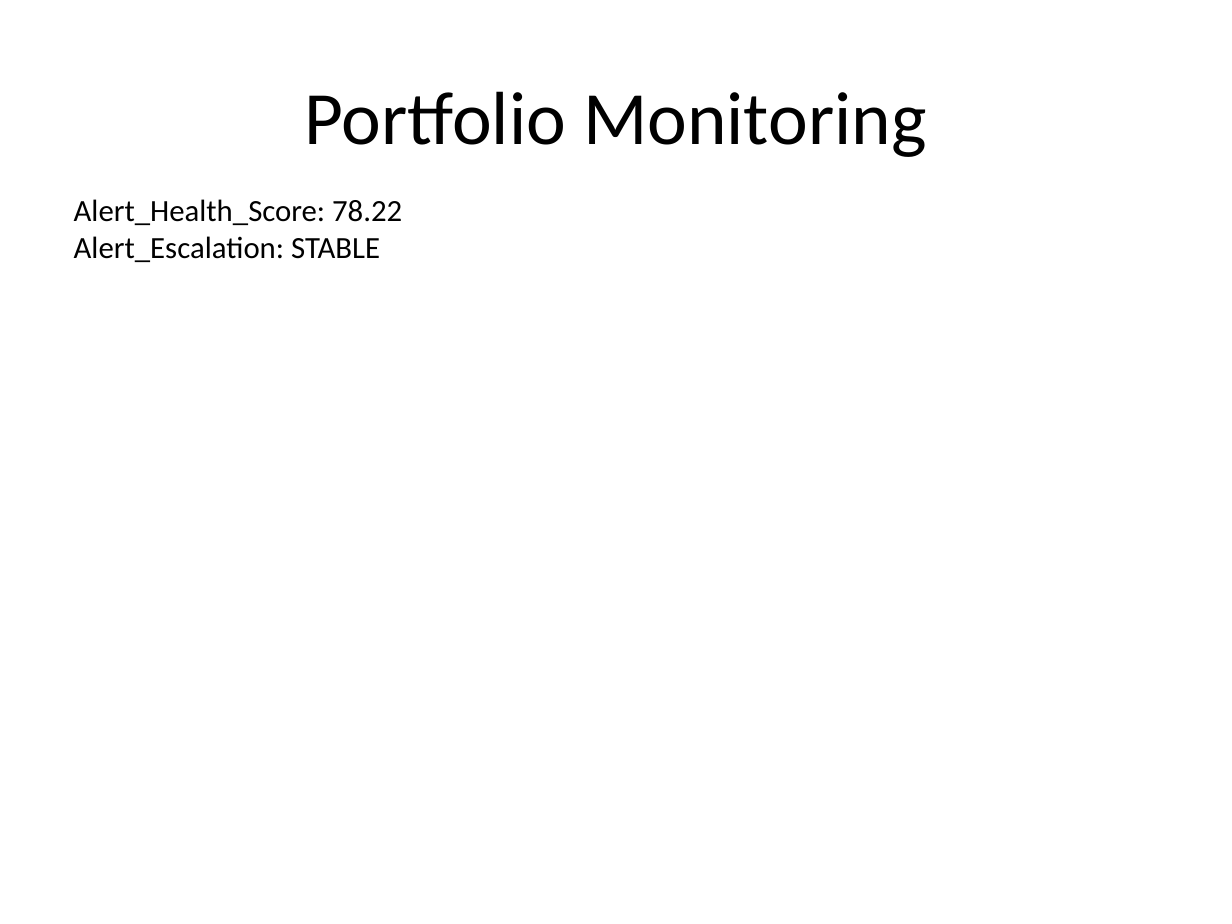
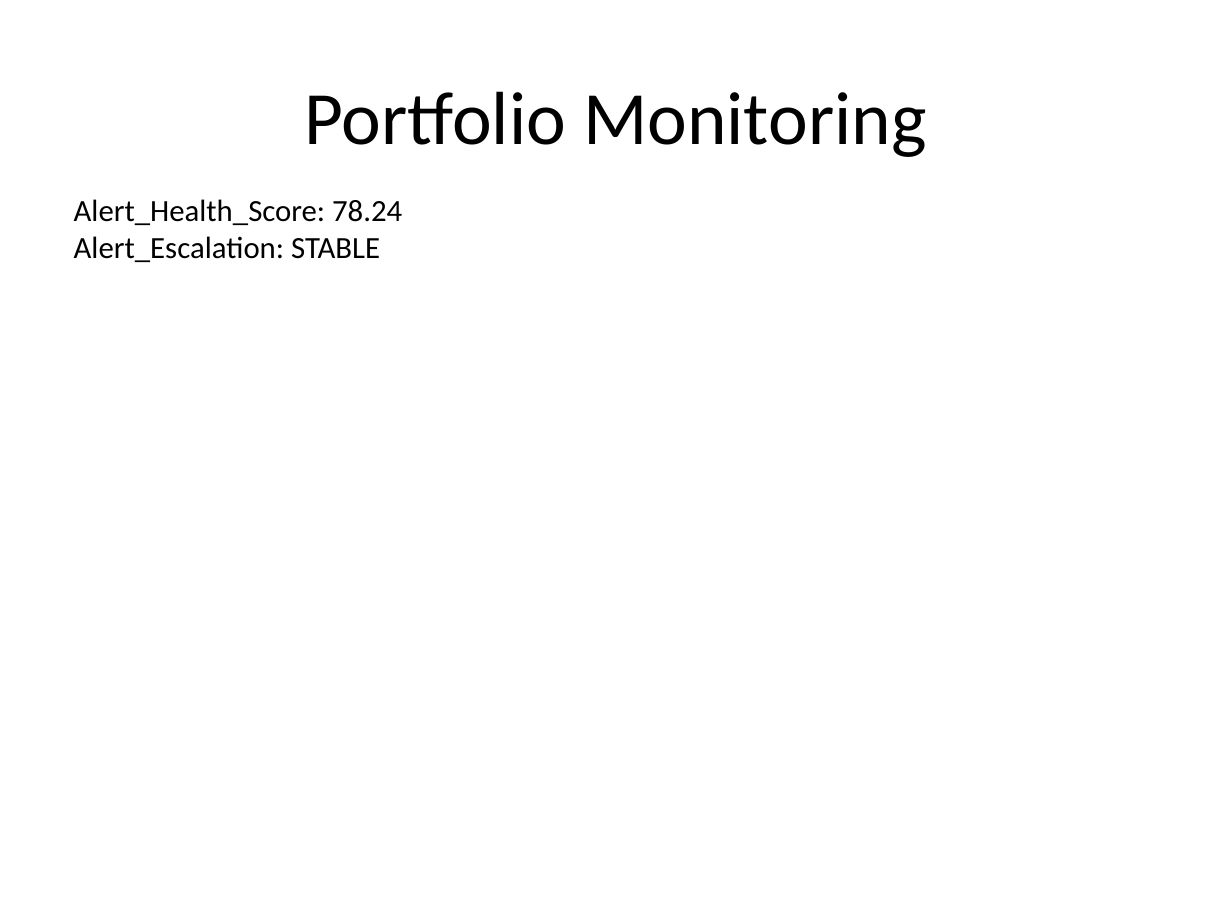
Before and after one commit to sakshinekkala28/Institutional_Quant_Platform, a slide deck: slide 9 of data/reports/investment_committee_presentation.pptx. Drawn at 1232x924 pixels with LibreOffice and Linux fonts; fonts in the diff are those of the drawing. Boxes give left, top, right and bottom in pixels: in the first picture for what was removed or moved away, otherwise in the second. Text is boxed around its words. In the diff, an @@ line names an element or a change of style, - is before the commit and + after.

```diff
--- a/data/reports/investment_committee_presentation.pptx
+++ b/data/reports/investment_committee_presentation.pptx
@@ text at <box>74,199,402,225</box>: text changed @@
-Alert_Health_Score: 78.22
+Alert_Health_Score: 78.24
```
Also in this commit, not shown: 3 other slides changed, 14 other files.
